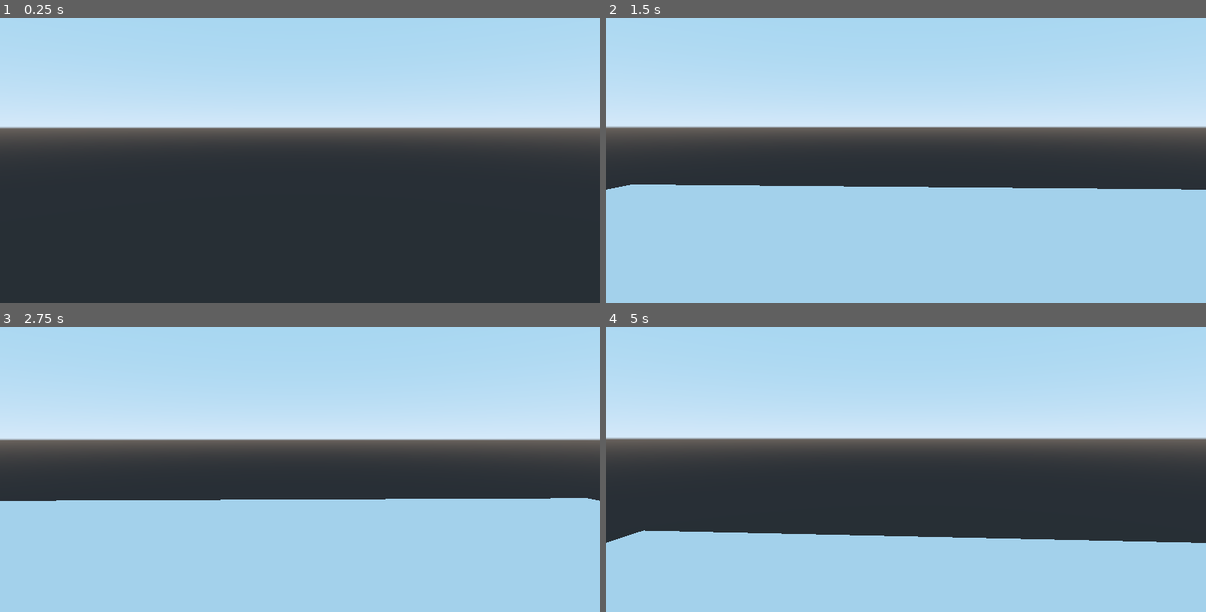
Above: before the commit, frames 1-4 (two rows, left to right).
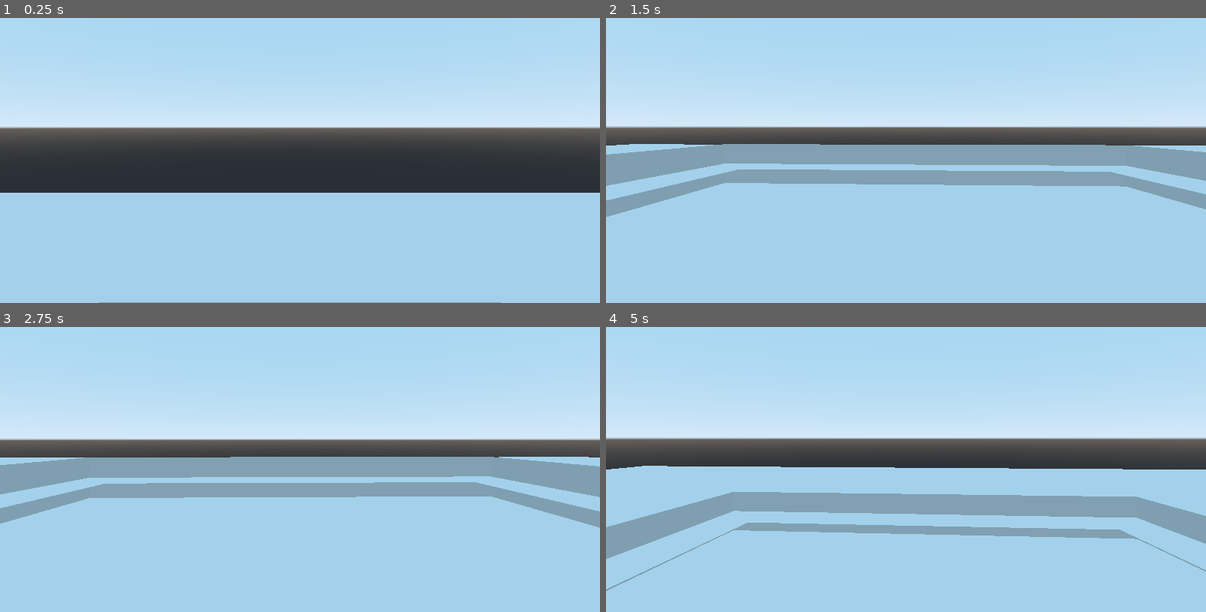
Above: after the commit, the same moments.

Repository: mswieboda/swarm
Game: Godot game, scene res://scenes/main.tscn
The game is run twice, just before and just after one commit, with the same random seed, the same clock (stepped at 60 frames per second) and the same inputs.
Inputs (mouse positions are in pixels of both pictures, inside the frame that each line leads up to):
- Up to frame 1 (0.25 s): no input
- Up to frame 2 (1.5 s): move the mouse to (936, 126) at 0.52 s; hold Up (ui_up) from 0.53 s (still down); tap Space (ui_select) at 0.77 s; move the mouse to (876, 129) at 1.27 s
- Up to frame 3 (2.75 s): keep holding Up (ui_up); tap Space (ui_select) at 1.52 s; move the mouse to (312, 429) at 2.02 s
- Up to frame 4 (5 s): keep holding Up (ui_up); tap Enter at 2.75 s; move the mouse to (900, 441) at 2.77 s; tap Space (ui_select) at 3.02, 3.77, 4.52 s; move the mouse to (948, 441) at 3.52 s; move the mouse to (858, 432) at 4.27 s

The runs differ from the first frame. In frame 1, 39% of the frame differs, in the area x 0-100%, y 61-100%; in frame 2, 16%; in frame 3, 16%; in frame 4, 25%.

Commit message:
adds initial enemies

Diff:
--- /dev/null
+++ b/objs/alien.tscn
@@ -0,0 +1,16 @@
+[gd_scene load_steps=4 format=2]
+
+[sub_resource type="CapsuleShape" id=1]
+
+[sub_resource type="CapsuleMesh" id=2]
+
+[sub_resource type="SpatialMaterial" id=3]
+
+[node name="enemy" type="RigidBody"]
+
+[node name="collision" type="CollisionShape" parent="."]
+shape = SubResource( 1 )
+
+[node name="mesh" type="CSGMesh" parent="."]
+mesh = SubResource( 2 )
+material = SubResource( 3 )
--- a/objs/player/player.tscn
+++ b/objs/player.tscn
@@ -1,6 +1,6 @@
 [gd_scene load_steps=3 format=2]
 
-[ext_resource path="res://objs/player/player.gd" type="Script" id=1]
+[ext_resource path="res://objs/player.gd" type="Script" id=1]
 
 [sub_resource type="CapsuleShape" id=1]
 height = 2.0
--- a/scenes/main.tscn
+++ b/scenes/main.tscn
@@ -1,7 +1,8 @@
-[gd_scene load_steps=6 format=2]
+[gd_scene load_steps=7 format=2]
 
 [ext_resource path="res://objs/base.tscn" type="PackedScene" id=1]
-[ext_resource path="res://objs/player/player.tscn" type="PackedScene" id=2]
+[ext_resource path="res://objs/player.tscn" type="PackedScene" id=2]
+[ext_resource path="res://objs/alien.tscn" type="PackedScene" id=3]
 
 [sub_resource type="BoxShape" id=1]
 
@@ -9,20 +10,36 @@
 
 [sub_resource type="SpatialMaterial" id=3]
 
-[node name="Spatial" type="Spatial"]
+[node name="world" type="Spatial"]
 
 [node name="base" parent="." instance=ExtResource( 1 )]
-visible = false
 
-[node name="StaticBody" type="StaticBody" parent="."]
-transform = Transform( 15, 0, 0, 0, 0.25, 0, 0, 0, 15, 0, 0, 0 )
+[node name="plane" type="StaticBody" parent="."]
+transform = Transform( 50, 0, 0, 0, 0.25, 0, 0, 0, 50, 0, -0.369254, 0 )
 
-[node name="CollisionShape" type="CollisionShape" parent="StaticBody"]
+[node name="collision" type="CollisionShape" parent="plane"]
 shape = SubResource( 1 )
 
-[node name="CSGMesh" type="CSGMesh" parent="StaticBody"]
+[node name="mesh" type="CSGMesh" parent="plane"]
 mesh = SubResource( 2 )
 material = SubResource( 3 )
 
 [node name="player" parent="." instance=ExtResource( 2 )]
 transform = Transform( 1, 0, 0, 0, 1, 0, 0, 0, 1, 0, 10.8213, 0 )
+
+[node name="enemies" type="Spatial" parent="."]
+
+[node name="enemy" parent="enemies" instance=ExtResource( 3 )]
+transform = Transform( 1, 0, 0, 0, 1, 0, 0, 0, 1, 0, 1, -25 )
+
+[node name="enemy2" parent="enemies" instance=ExtResource( 3 )]
+transform = Transform( 1, 0, 0, 0, 1, 0, 0, 0, 1, -3.39466, 1, -29.4993 )
+
+[node name="enemy3" parent="enemies" instance=ExtResource( 3 )]
+transform = Transform( 1, 0, 0, 0, 1, 0, 0, 0, 1, 2.81606, 1, -29.4993 )
+
+[node name="enemy4" parent="enemies" instance=ExtResource( 3 )]
+transform = Transform( 1, 0, 0, 0, 1, 0, 0, 0, 1, -1.79079, 1, -38.8226 )
+
+[node name="enemy5" parent="enemies" instance=ExtResource( 3 )]
+transform = Transform( 1, 0, 0, 0, 1, 0, 0, 0, 1, 5.94704, 1, -38.8226 )
Renamed: objs/player/player.gd -> objs/player.gd
